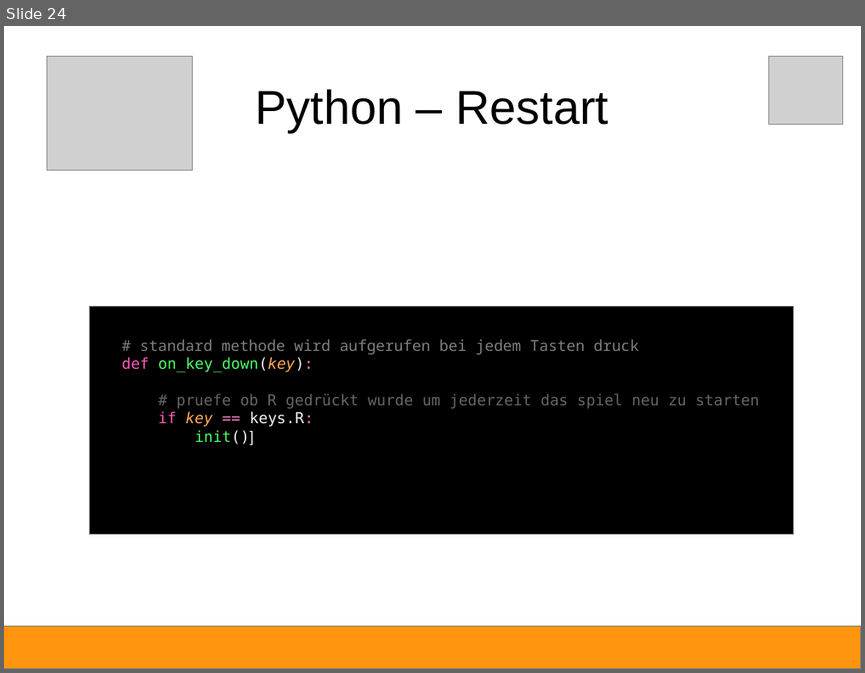
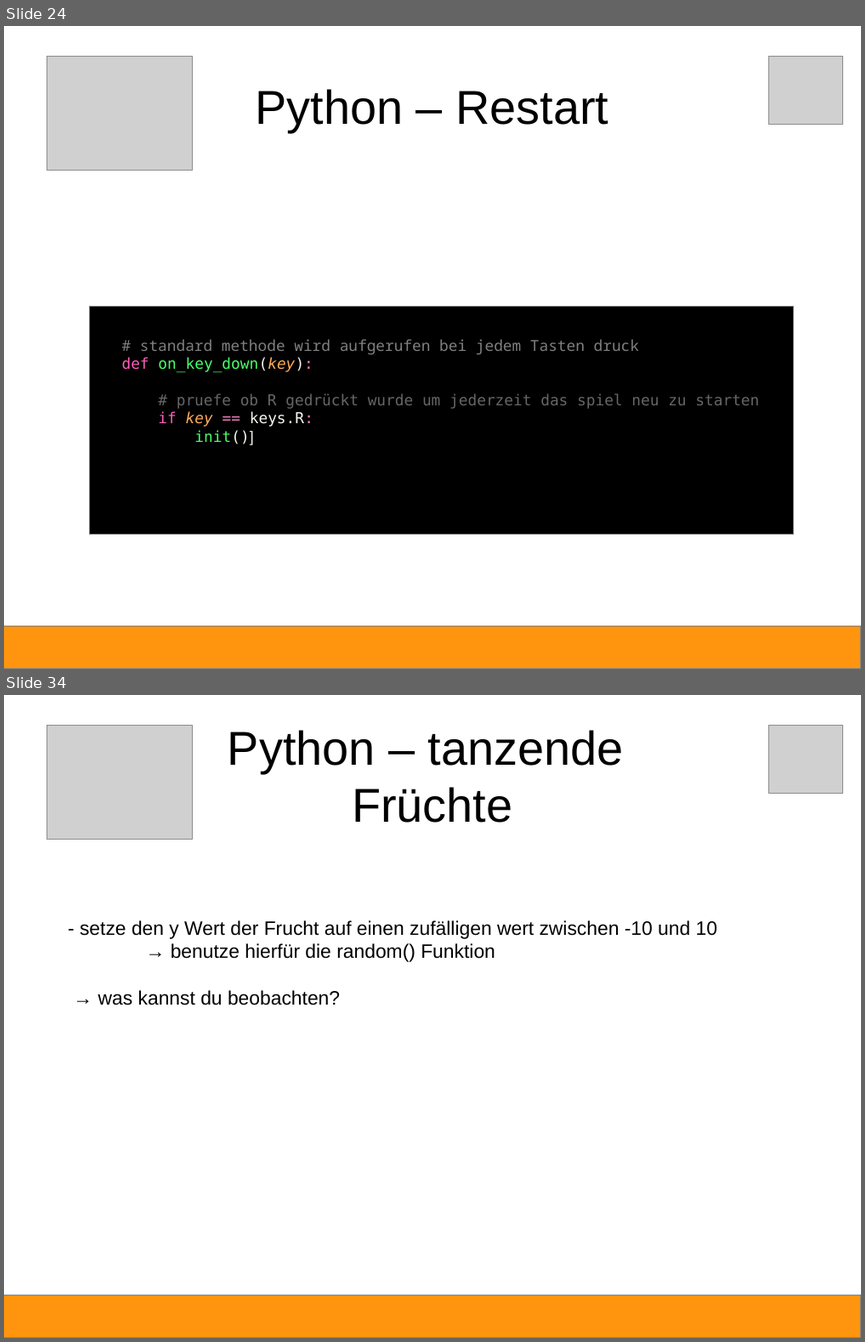
Before and after one commit to Devoxx4KidsDE/python-games, a slide deck: fruchthuhn/Python-Anleitung.odp. Shown one above the other, each under a label of ours: slide 24 before the commit, slides 24 and 34 after it; the slides between them are not shown. The pictures are 865x673 and 865x1342 pixels, drawn with LibreOffice and Linux fonts; fonts in the diff are those of the drawing; grey boxes stand for pictures. Boxes give left, top, right and bottom in pixels: in the first picture for what was removed or moved away, otherwise in the second. Text is boxed around its words. In the diff, an @@ line names an element or a change of style, - is before the commit and + after.

```diff
--- a/fruchthuhn/Python-Anleitung.odp
+++ b/fruchthuhn/Python-Anleitung.odp
@@ slide 34 added at [4,695,861,1338], background #FFFFFF @@
@@ picture added at [46,726,192,839] @@
@@ title added at [228,730,624,823], 44 pt, text #000000 @@
+Python – tanzende
+Früchte
@@ picture added at [769,726,842,793] @@
@@ text added at [80,920,717,1005], 18 pt, text #000000 @@
+- setze den y Wert der Frucht auf einen zufälligen wert zwischen -10 und 10
+→ benutze hierfür die random() Funktion
+→ was kannst du beobachten?
@@ rectangle added at [4,1295,861,1338], fill #FF950E, outline #808080 0 pt @@
```
Also in this commit, not shown: 1 slide changed, 10 other slides added, 1 slide removed, 2 other files.
